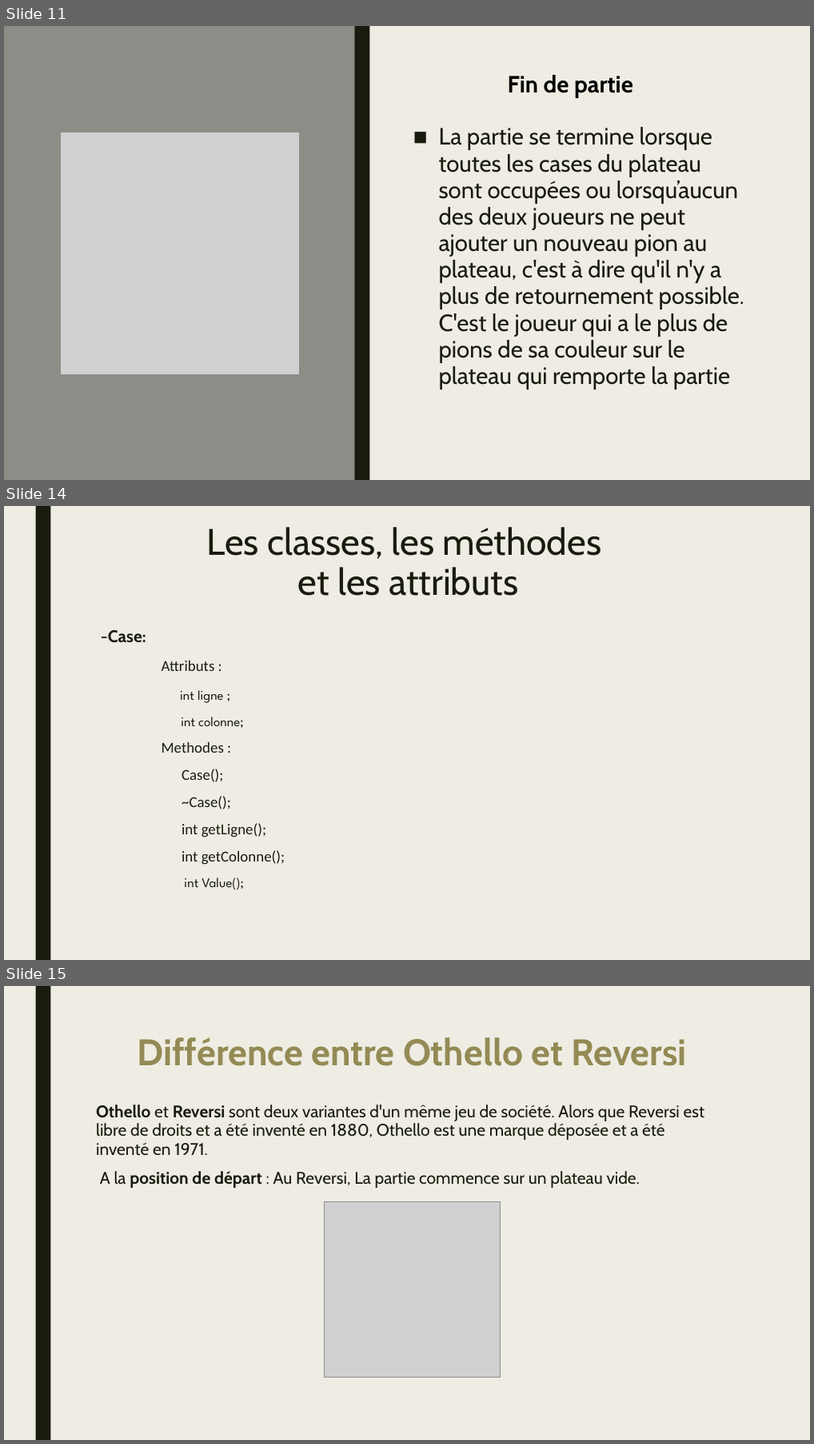
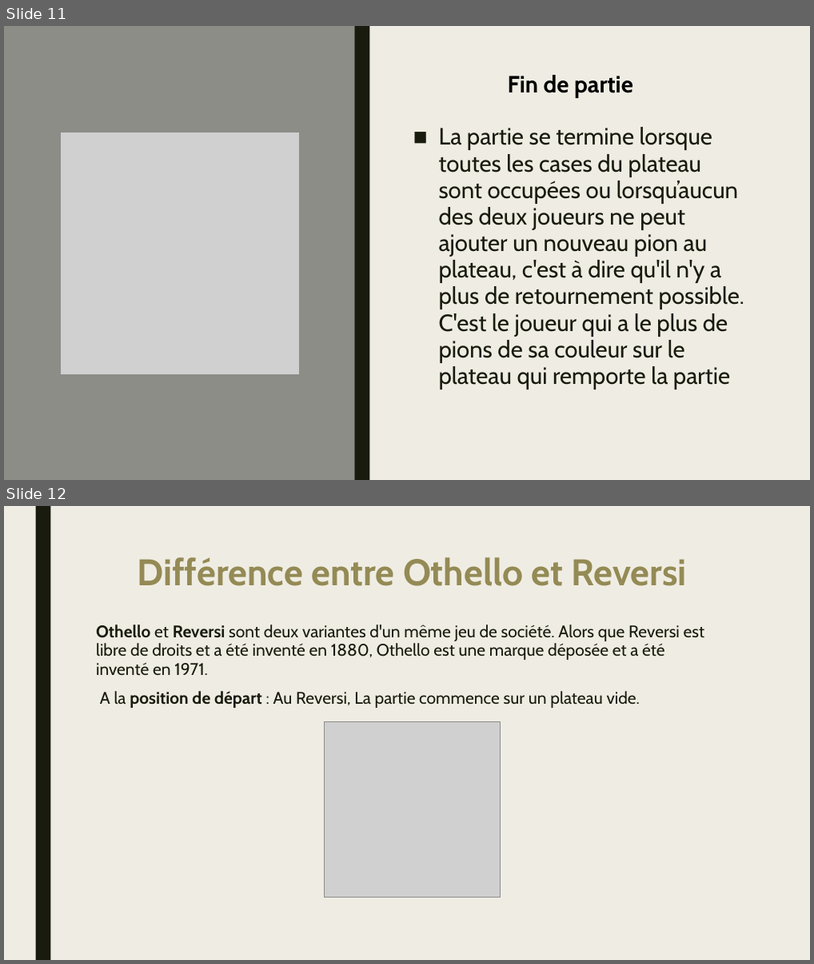
Before and after one commit to KhFiras99/Othello-Project, a slide deck: Othello-groupe1.pptx. Shown one above the other, each under a label of ours: slides 11, 14 and 15 before the commit, slides 11 and 12 after it; the slides between them are not shown. The pictures are 814x1444 and 814x964 pixels, drawn with LibreOffice and Linux fonts; fonts in the diff are those of the drawing; grey boxes stand for pictures. Boxes give left, top, right and bottom in pixels: in the first picture for what was removed or moved away, otherwise in the second. Text is boxed around its words. In the diff, an @@ line names an element or a change of style, - is before the commit and + after.

```diff
--- a/Othello-groupe1.pptx
+++ b/Othello-groupe1.pptx
@@ slide 14 removed at <box>4,506,810,960</box>, background #EFEDE3; not listed: 1 template element that a slide beside it also shows @@
@@ title removed at <box>207,527,602,596</box> @@
-Les classes, les méthodes
-et les attributs
@@ text removed at <box>101,630,285,889</box> @@
--Case:
-Attributs :
-int ligne ;
-int colonne;
-Methodes :
-Case();
-~Case();
-int getLigne();
-int getColonne();
-int Value();
@@ what was slide 15 is now slide 12 @@
```
Also in this commit, not shown: 2 slides changed, 1 slide added, 25 other files.
